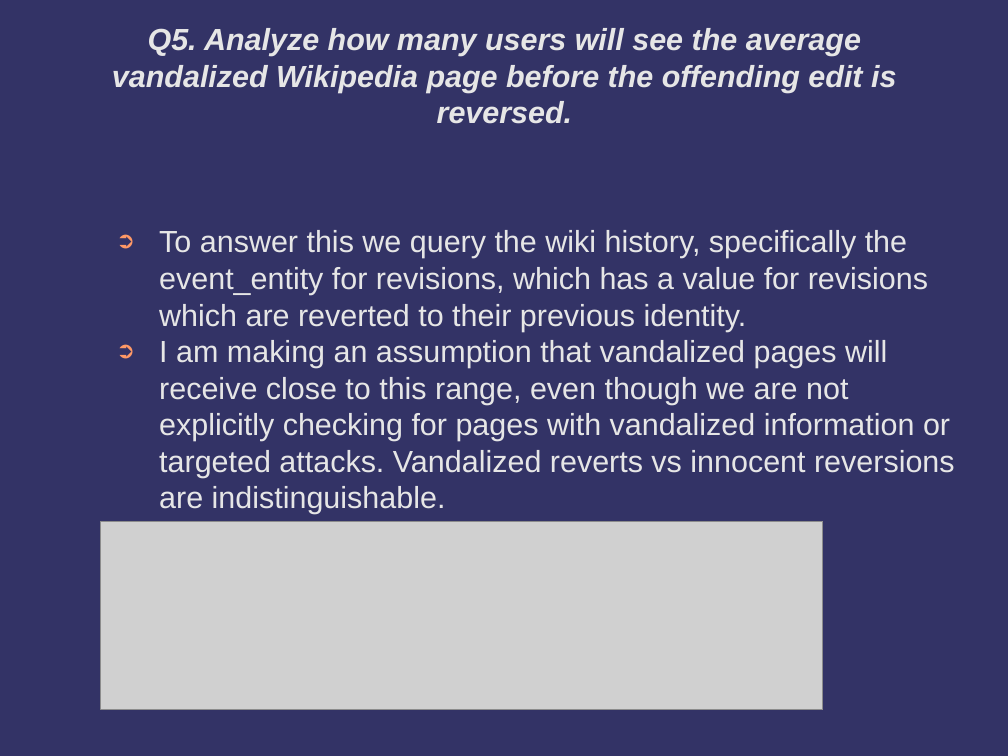
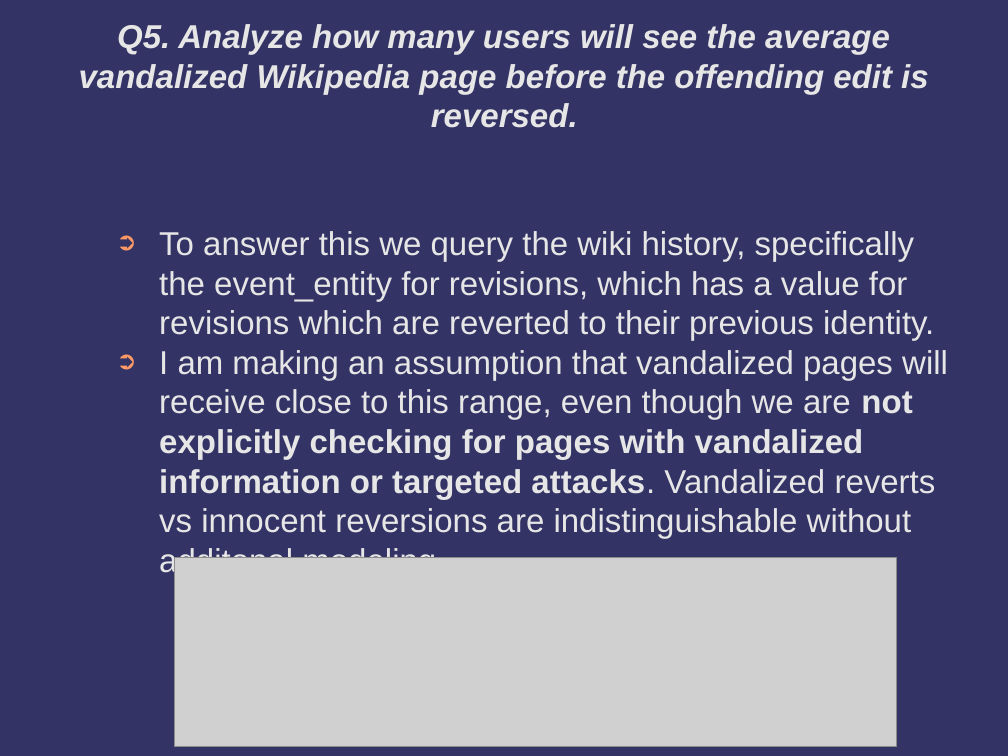
Before and after one commit to TMickle/Project1, a slide deck: slide 21 of project1.odp. Drawn at 1008x756 pixels with LibreOffice and Linux fonts; fonts in the diff are those of the drawing; grey boxes stand for pictures; background and template pictures are left out. Boxes give left, top, right and bottom in pixels: in the first picture for what was removed or moved away, otherwise in the second. Text is boxed around its words. In the diff, an @@ line names an element or a change of style, - is before the commit and + after.

Commit message:
added pdf format powerpoint

```diff
--- a/project1.odp
+++ b/project1.odp
@@ title "Q5. Analyze how many users ..." at (79,24,928,128): size 24 to 26 pt @@
@@ text at (159,231,934,341): size 24 to 26 pt in "To answer this we query the wiki ..." @@
@@ text at (159,350,948,578): text changed; size 24 to 26 pt @@
-➲ I am making an assumption that vandalized pages will receive close to this range, even though we are not explicitly checking for pages with vandalized information or targeted attacks. Vandalized reverts vs innocent reversions are indistinguishable.
+➲ I am making an assumption that vandalized pages will receive close to this range, even though we are not explicitly checking for pages with vandalized information or targeted attacks. Vandalized reverts vs innocent reversions are indistinguishable without additonal modeling.
@@ picture: place and size @@
-picture at (101,521,823,710)
+picture at (174,558,896,746)
```
Also in this commit, not shown: 21 other slides changed, 1 slide added, 1 slide removed, 2 other files.
